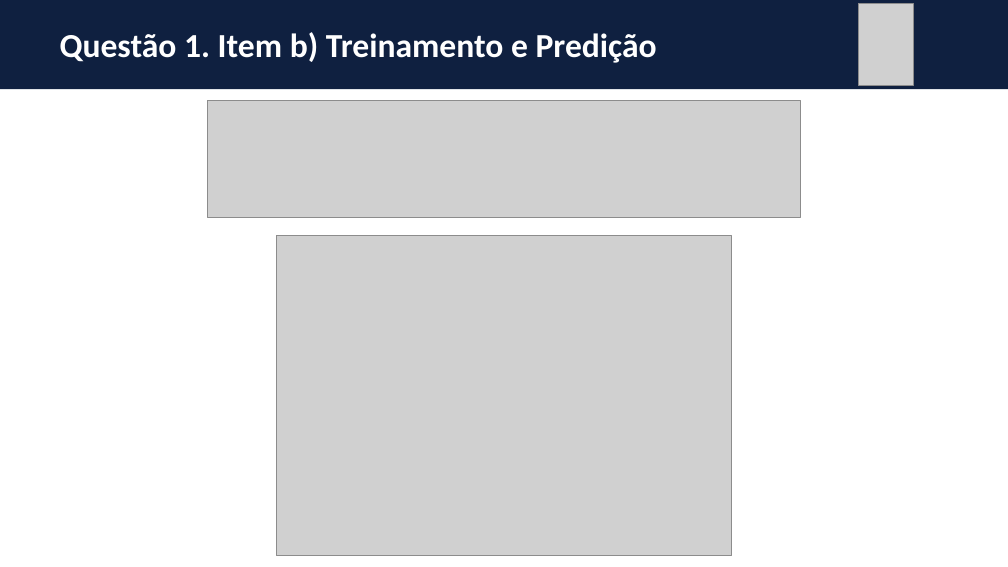
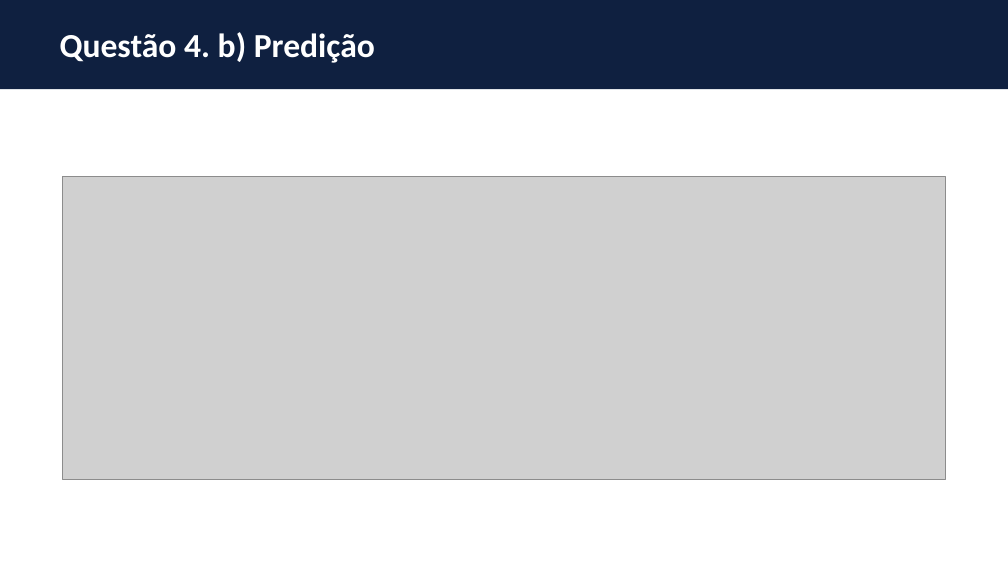
Before and after one commit to thiagoneye/master-deep_learning, a slide deck: slide 24 of DeepLearning/docs/ExerciseList/[DL] Lista de Exercícios - 2025.2 (PPGI).pptx (slide 9 before the commit). Drawn at 1008x567 pixels with LibreOffice and Linux fonts; fonts in the diff are those of the drawing; grey boxes stand for pictures. Boxes give left, top, right and bottom in pixels: in the first picture for what was removed or moved away, otherwise in the second. Text is boxed around its words. In the diff, an @@ line names an element or a change of style, - is before the commit and + after.

```diff
--- a/DeepLearning/docs/ExerciseList/[DL] Lista de Exercícios - 2025.2 (PPGI).pptx
+++ b/DeepLearning/docs/ExerciseList/[DL] Lista de Exercícios - 2025.2 (PPGI).pptx
@@ picture removed at [859,4,913,85] @@
@@ title at [60,32,375,63]: text changed @@
-Questão 1. Item b) Treinamento e Predição
+Questão 4. b) Predição
@@ picture removed at [208,101,801,217] @@
@@ picture added at [63,177,945,480] @@
@@ picture removed at [276,236,732,556] @@
```
Also in this commit, not shown: 16 other slides changed, 11 slides added, 3 slides removed, 2 other files.
